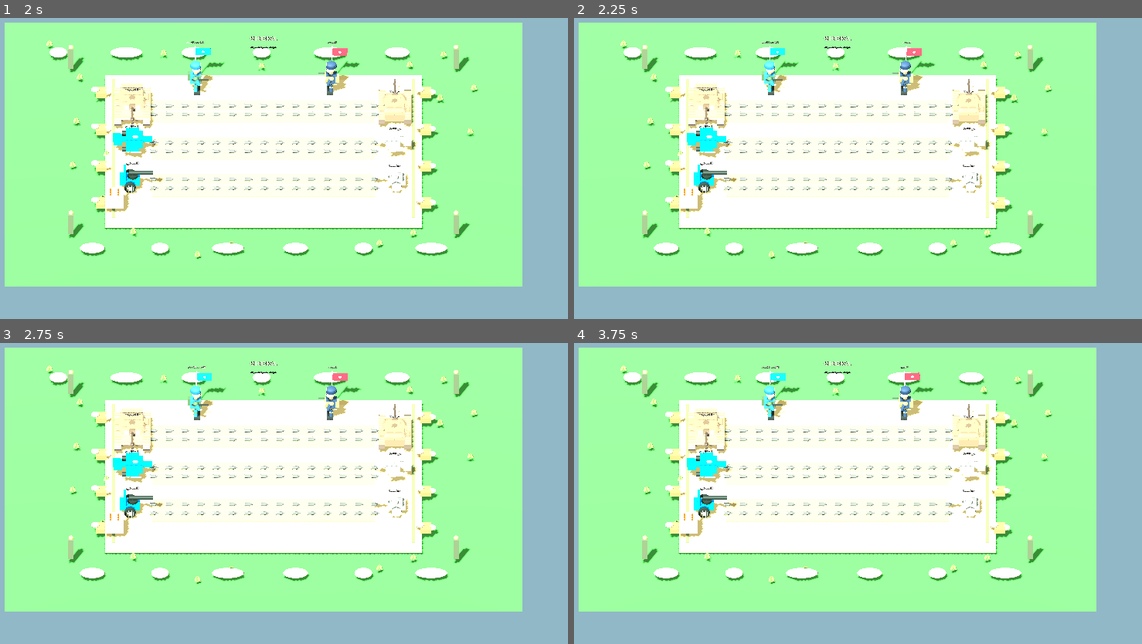
Above: before the commit, frames 1-4 (two rows, left to right).
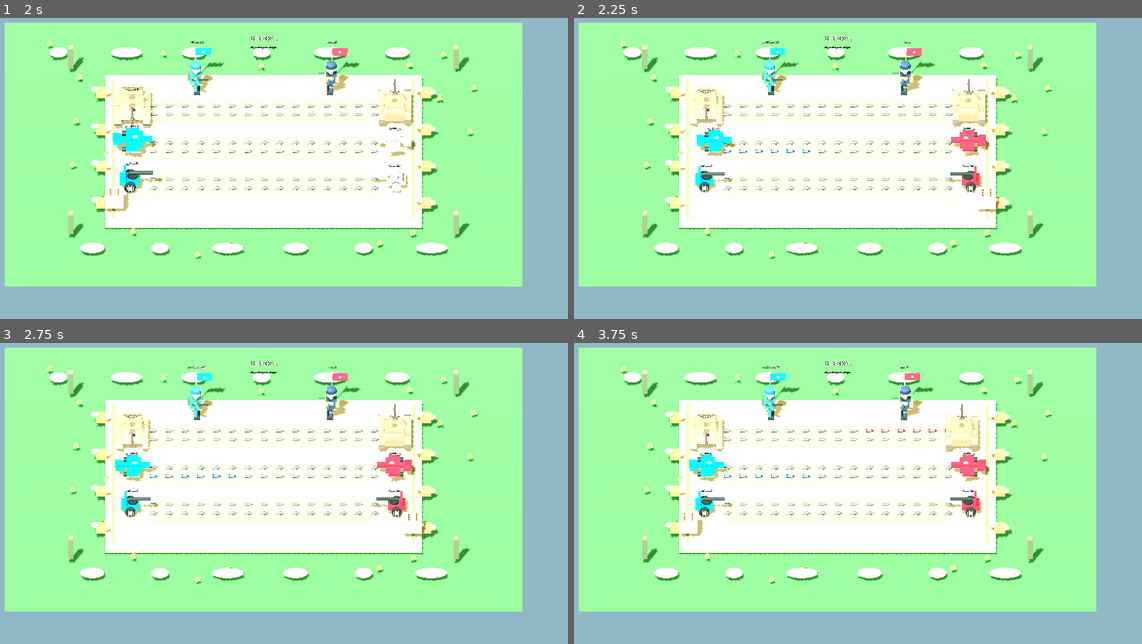
Above: after the commit, the same moments.

Repository: ahmad3aj-web/General_game
Game: Godot game, scene res://Main.tscn
The game is run twice, just before and just after one commit, with the same random seed, the same clock (stepped at 60 frames per second) and the same inputs.
Inputs (mouse positions are in pixels of both pictures, inside the frame that each line leads up to):
- Up to frame 1 (2 s): click "العب ضد جنيرال" at 0.5 s; click "ارمِ حجر النرد" at 1.25 s
- Up to frame 2 (2.25 s): move the mouse to (971, 132) at 2.02 s; click (971, 132) at 2.17 s
- Up to frame 3 (2.75 s): no input
- Up to frame 4 (3.75 s): tap Enter at 2.75 s; move the mouse to (716, 493) at 2.77 s; click (716, 493) at 2.92 s; tap Space at 3.5 s; move the mouse to (897, 397) at 3.52 s; click (897, 397) at 3.67 s

Frame 1 is identical in both runs. In frame 2, 1.8% of the frame differs, in the area x 18-76%, y 21-66%; in frame 3, 1.6%; in frame 4, 1.9%, in the area x 18-74%, y 20-65%.
Error in both runs: Invalid assignment of property or key 'text' with value of type 'String' on a base object of type 'null instance'. (res://Main.gd:615)

Commit message:
Fix Android weapon touch selection before GUI input handling

Diff:
--- a/godot/Main.gd
+++ b/godot/Main.gd
@@ -679,7 +679,9 @@
 	else:
 		_refresh_board()
 
-func _unhandled_input(event: InputEvent) -> void:
+func _input(event: InputEvent) -> void:
+	# Read the touch before GUI controls consume it. We only act after a roll,
+	# so the roll/reset buttons keep their normal behaviour.
 	var screen_position := Vector2.ZERO
 	var pressed := false
 	if event is InputEventScreenTouch and event.pressed:
@@ -688,49 +690,56 @@
 	elif event is InputEventMouseButton and event.pressed and event.button_index == MOUSE_BUTTON_LEFT:
 		screen_position = event.position
 		pressed = true
-	if pressed:
+	if pressed and waiting_for_weapon:
 		_pick_weapon_at_screen_position(screen_position)
 
 func _pick_weapon_at_screen_position(screen_position: Vector2) -> void:
 	if not waiting_for_weapon or game_over or game_camera == null:
 		return
 
-	# Android touch picking can miss 3D Area3D events on some devices.
-	# First test the projected screen position of each selectable weapon.
+	# Primary Android-safe picking: compare the finger with projected weapon
+	# centers, using a generous radius for large touch screens.
 	var viewport_size := get_viewport().get_visible_rect().size
-	var tap_radius := minf(viewport_size.x, viewport_size.y) * 0.105
-	var best_distance := tap_radius
+	var tap_radius := minf(viewport_size.x, viewport_size.y) * 0.19
+	var best_distance := INF
 	var best_lane := -1
 	for item in weapon_roots:
-		var side: int = item["side"]
-		var lane: int = item["lane"]
+		var side: int = int(item["side"])
+		var lane: int = int(item["lane"])
 		if side != current_player:
 			continue
 		if destroyed[side][lane] or progress[side][lane] + die_value > STEPS:
 			continue
 		var root: Node3D = item["root"]
-		var world_target := root.global_position + Vector3(0, 0.85, 0)
-		var screen_target := game_camera.unproject_position(world_target)
+		var screen_target := game_camera.unproject_position(root.global_position + Vector3(0, 0.55, 0))
 		var distance := screen_position.distance_to(screen_target)
 		if distance < best_distance:
 			best_distance = distance
 			best_lane = lane
-	if best_lane >= 0:
+
+	# If perspective/projection differs slightly on a device, resolve the tap
+	# against the ground plane and choose the closest lane on the player's half.
+	if best_lane < 0 or best_distance > tap_radius:
+		var ray_origin := game_camera.project_ray_origin(screen_position)
+		var ray_direction := game_camera.project_ray_normal(screen_position)
+		if absf(ray_direction.y) > 0.0001:
+			var plane_distance := -ray_origin.y / ray_direction.y
+			if plane_distance > 0.0:
+				var ground_hit := ray_origin + ray_direction * plane_distance
+				var nearest_lane := -1
+				var nearest_z := INF
+				for lane in range(3):
+					if destroyed[current_player][lane] or progress[current_player][lane] + die_value > STEPS:
+						continue
+					var z_distance := absf(ground_hit.z - ROW_Z[lane])
+					if z_distance < nearest_z:
+						nearest_z = z_distance
+						nearest_lane = lane
+				if nearest_lane >= 0 and nearest_z < 2.25:
+					best_lane = nearest_lane
+
+	if best_lane >= 0 and (best_distance <= tap_radius or best_distance == INF or best_lane >= 0):
 		_try_choose_weapon(current_player, best_lane)
-		get_viewport().set_input_as_handled()
-		return
-
-	# Keep the 3D physics ray as a secondary fallback.
-	var ray_origin := game_camera.project_ray_origin(screen_position)
-	var ray_direction := game_camera.project_ray_normal(screen_position)
-	var query := PhysicsRayQueryParameters3D.create(ray_origin, ray_origin + ray_direction * 100.0)
-	query.collision_mask = 1
-	var hit := get_world_3d().direct_space_state.intersect_ray(query)
-	if hit.is_empty():
-		return
-	var collider := hit.get("collider") as Node
-	if collider is Area3D and collider.has_meta("weapon_side") and collider.has_meta("weapon_lane"):
-		_try_choose_weapon(int(collider.get_meta("weapon_side")), int(collider.get_meta("weapon_lane")))
 		get_viewport().set_input_as_handled()
 
 func _on_weapon_area_input(_camera: Node, event: InputEvent, _position: Vector3, _normal: Vector3, _shape_idx: int, side: int, lane: int) -> void:
